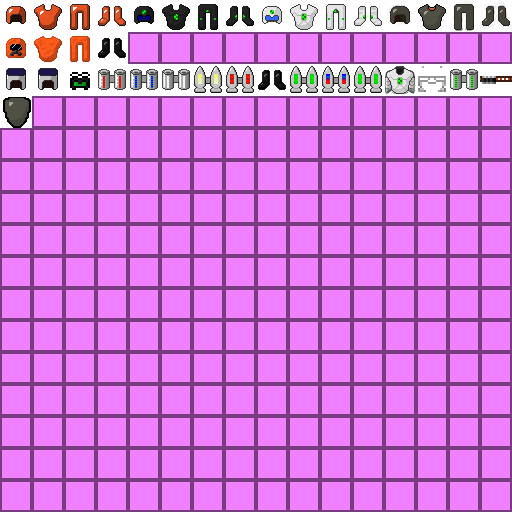
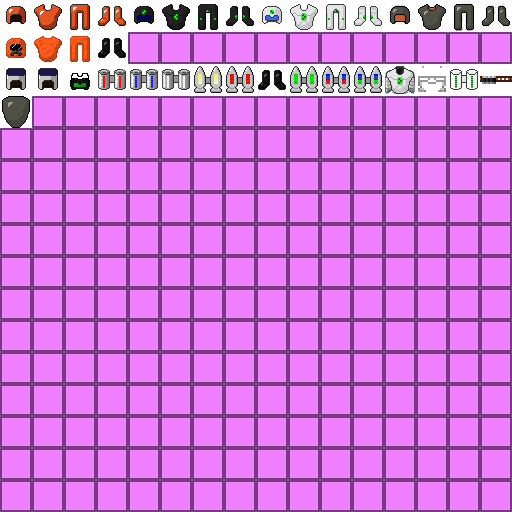
Two versions of the same layered image (512 × 512). Layer-by-layer changes:
added layer "overlay" above "item_2.png" over 2, 4, 510, 128
painted on "item_2.png" over 4, 72, 90, 127
painted on "item_2.png #1" over 3, 97, 31, 128
